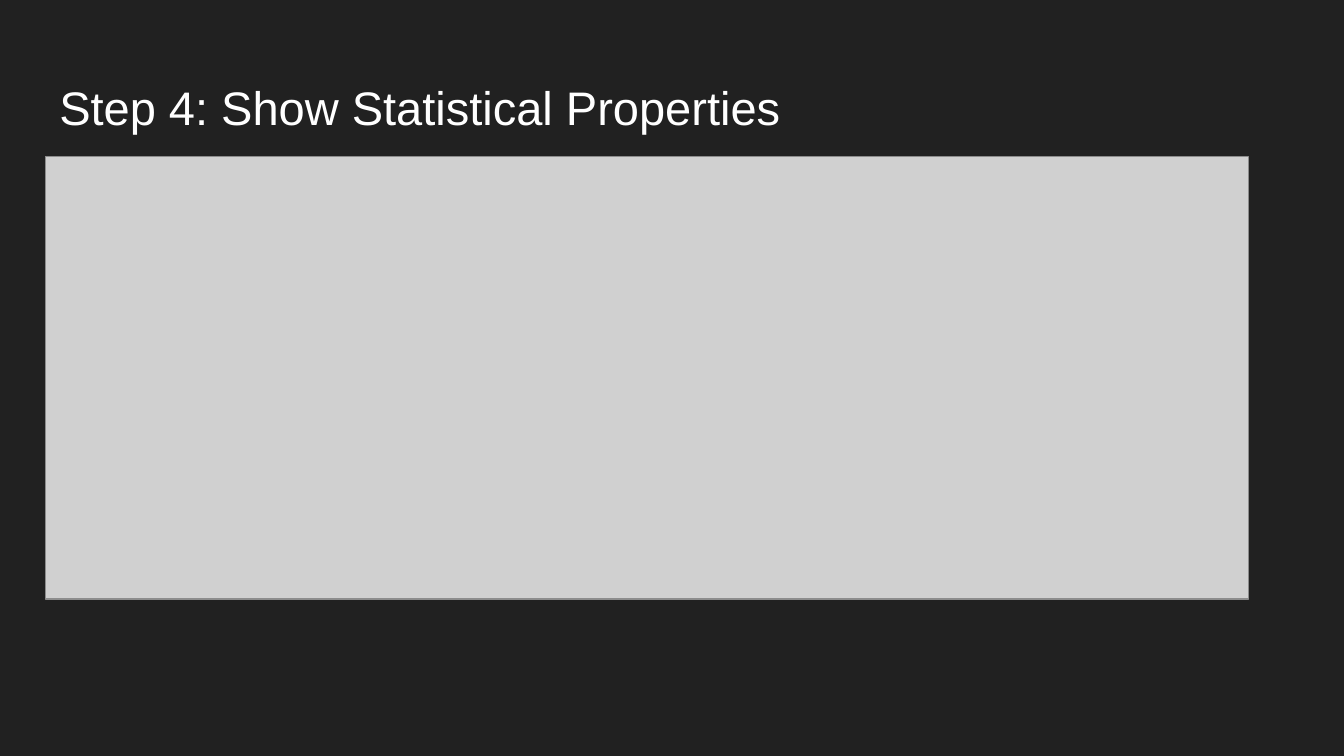
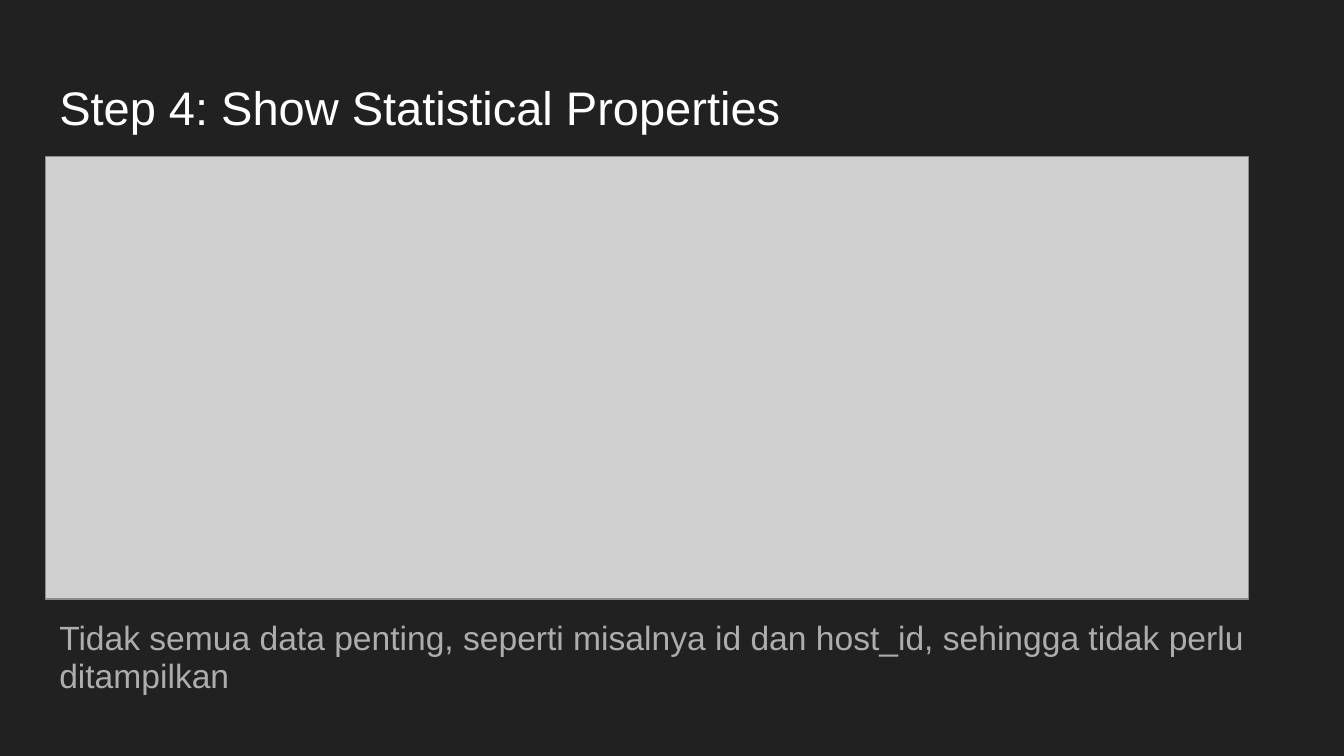
Before and after one commit to javanese-programmer/intemediate-python-b6, a slide deck: slide 8 of Final Project/Final Project - Intermediate Python AI Mentorship.pptx (slide 7 before the commit). Drawn at 1344x756 pixels with LibreOffice and Linux fonts; fonts in the diff are those of the drawing; grey boxes stand for pictures. Boxes give left, top, right and bottom in pixels: in the first picture for what was removed or moved away, otherwise in the second. Text is boxed around its words. In the diff, an @@ line names an element or a change of style, - is before the commit and + after.

```diff
--- a/Final Project/Final Project - Intermediate Python AI Mentorship.pptx
+++ b/Final Project/Final Project - Intermediate Python AI Mentorship.pptx
@@ text added at [59,625,1244,694], 18 pt, text #ADADAD @@
+Tidak semua data penting, seperti misalnya id dan host_id, sehingga tidak perlu ditampilkan
```
Also in this commit, not shown: 5 other slides changed, 8 slides added, 2 slides removed, 1 other file.
